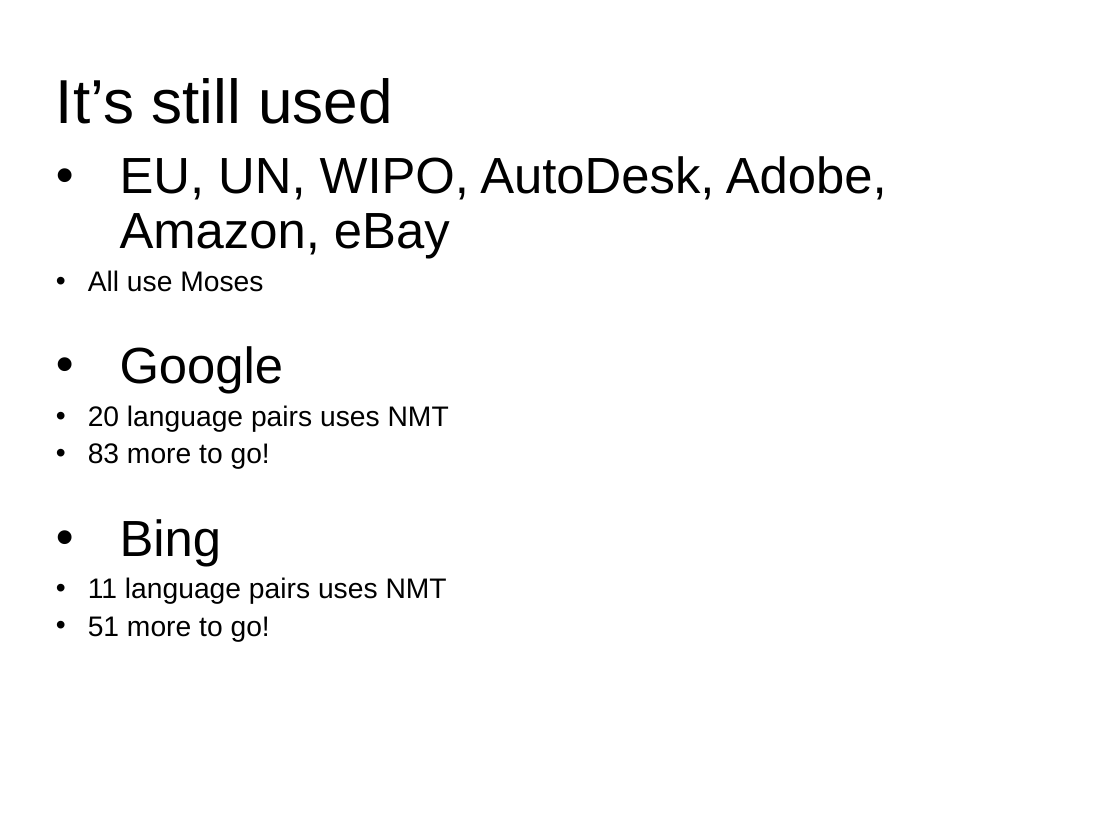
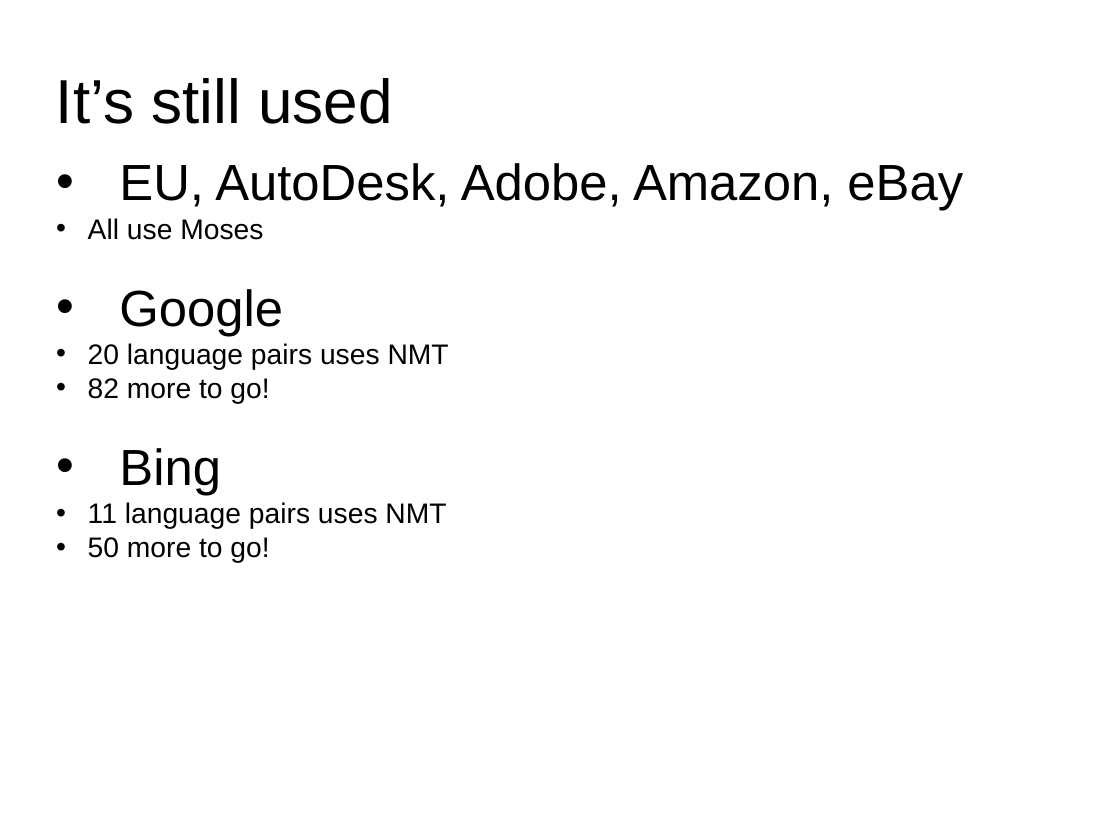
Before and after one commit to hieuhoang/papers, a slide deck: slide 4 of mtma17/slides.pptx. Drawn at 1120x840 pixels with LibreOffice and Linux fonts; fonts in the diff are those of the drawing. Boxes give left, top, right and bottom in pixels: in the first picture for what was removed or moved away, otherwise in the second. Text is boxed around its words. In the diff, an @@ line names an element or a change of style, - is before the commit and + after.

```diff
--- a/mtma17/slides.pptx
+++ b/mtma17/slides.pptx
@@ text at box(119, 163, 963, 211): text changed @@
-• EU, UN, WIPO, AutoDesk, Adobe, Amazon, eBay
+• EU, AutoDesk, Adobe, Amazon, eBay
@@ text at box(88, 218, 449, 529): line spacing 0.9 to 1; less space between paragraphs; indent changed @@
@@ text at box(88, 378, 269, 404): text changed @@
-  • 83 more to go!
+  • 82 more to go!
@@ text at box(88, 537, 269, 563): text changed @@
-  • 51 more to go!
+  • 50 more to go!
```
Also in this commit, not shown: 9 other slides changed, 1 slide added, 1 other file.
